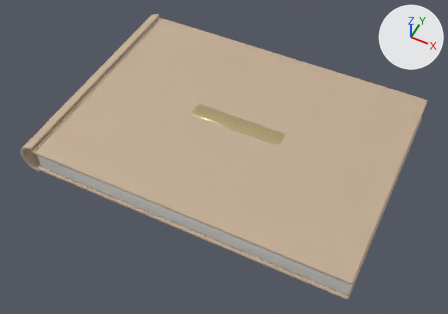
Before and after pictures for a commit that changed the glTF model frontend/public/models/album/plate--landscape.glb.
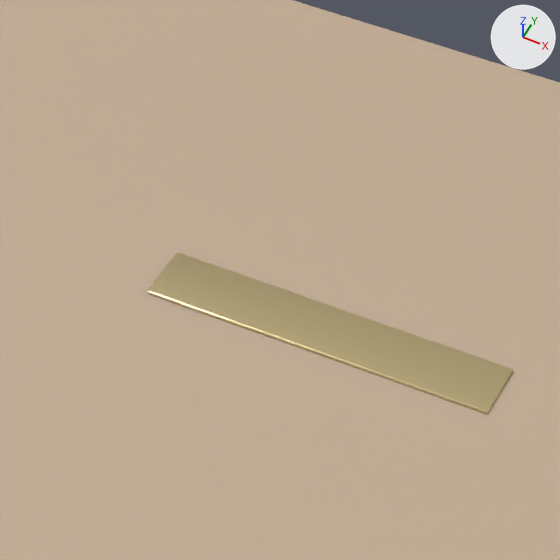
There are two pictures of each version: one whole from a 50 mm camera at (0.23, -0.493, 0.564) aimed at (-0.004, -0.025, -0.021), one close up on the part from 34% to 66% of the width and 12% to 58% of the height. The lights are fixed; the arrows at upper right show +X, +Y and +Z. The first two pictures are the older version. Vertices at exactly the same position are counted once.

Objects in the first close-up: 'CoverFront', 'Decal', 'Plate'.
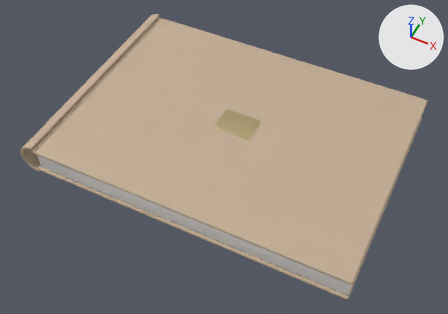
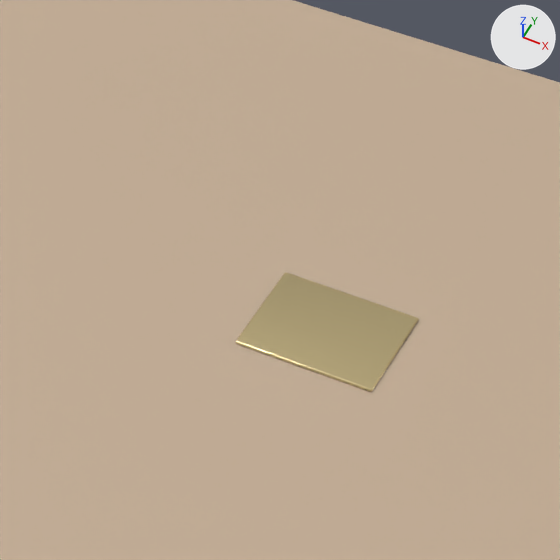
Not visible in the close-ups: part 1 of me_plate.

What the commit changed:
me_plate is used by ob_plate; location (0.0018, 0.0, 0.018).
me_plate had 152 vertices, 300 faces and spanned x -0.06..0.06, y -0.0105..0.0105, z -0.0006..0.0006.
me_plate now has 152 vertices, 300 faces and spans x -0.024..0.024, y -0.018..0.018, z -0.0006..0.0006.
me_plate part 1: all 38 vertices in x 0.0594..0.06, y -0.0105..-0.0099, z -0.0006..0.0006 are moved by (-0.036, -0.0075, 0.0).
me_plate part 2: all 38 vertices in x 0.0594..0.06, y 0.0099..0.0105, z -0.0006..0.0006 are moved by (-0.036, 0.0075, 0.0).
me_plate part 3: all 38 vertices in x -0.06..-0.0594, y -0.0105..-0.0099, z -0.0006..0.0006 are moved by (0.036, -0.0075, 0.0).
me_plate part 4: all 38 vertices in x -0.06..-0.0594, y 0.0099..0.0105, z -0.0006..0.0006 are moved by (0.036, 0.0075, 0.0).

What differs and where, as boxes [x1, y1, x2, y2] in the close-ups (560 x 560 px; the box of a moved part takes in the faces that stretch with it):
'Plate', reshaped (50% narrower, 26% shorter)
    before: [147, 252, 513, 414]
    after: [235, 272, 419, 392]
part 2 of me_plate, moved or reshaped
    before: [487, 369, 513, 412]
    after: [371, 318, 419, 391]
part 3 of me_plate, moved or reshaped
    before: [147, 291, 511, 414]
    after: [235, 318, 416, 391]
part 4 of me_plate, moved or reshaped
    before: [148, 252, 511, 369]
    after: [236, 272, 417, 341]
